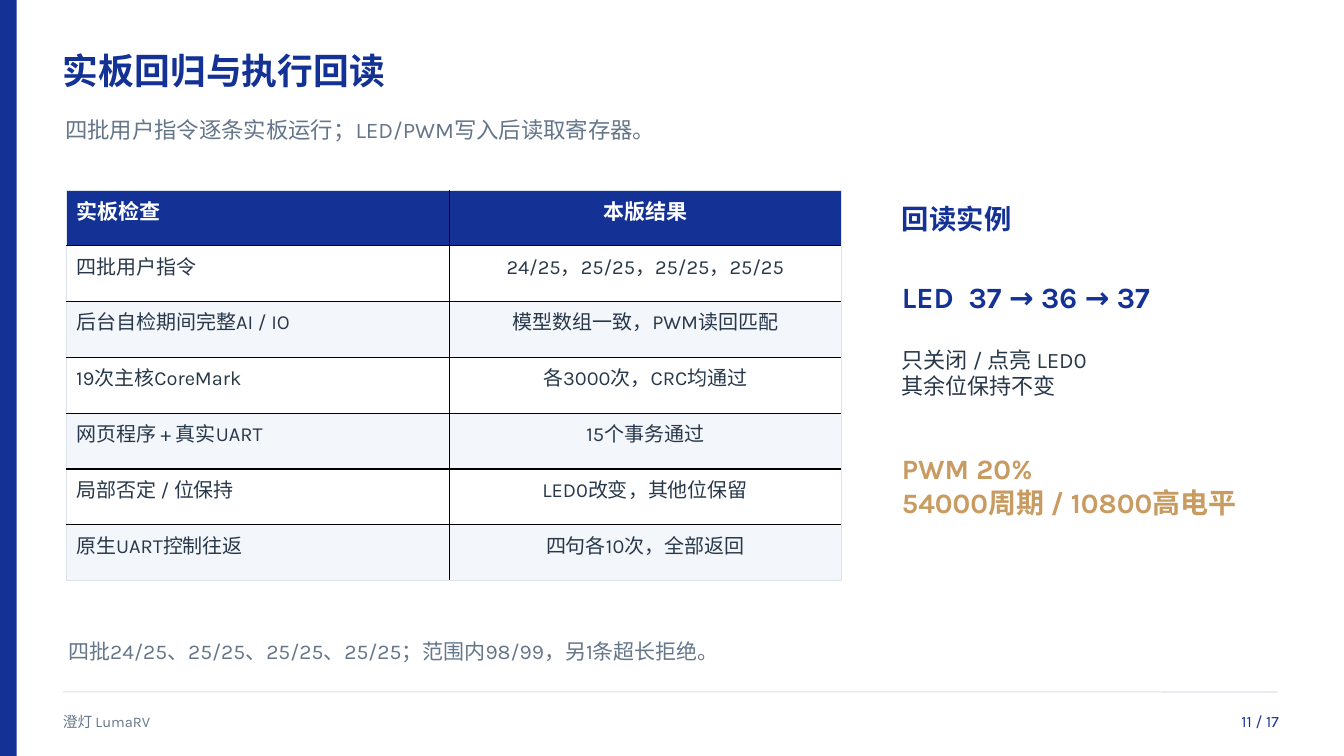
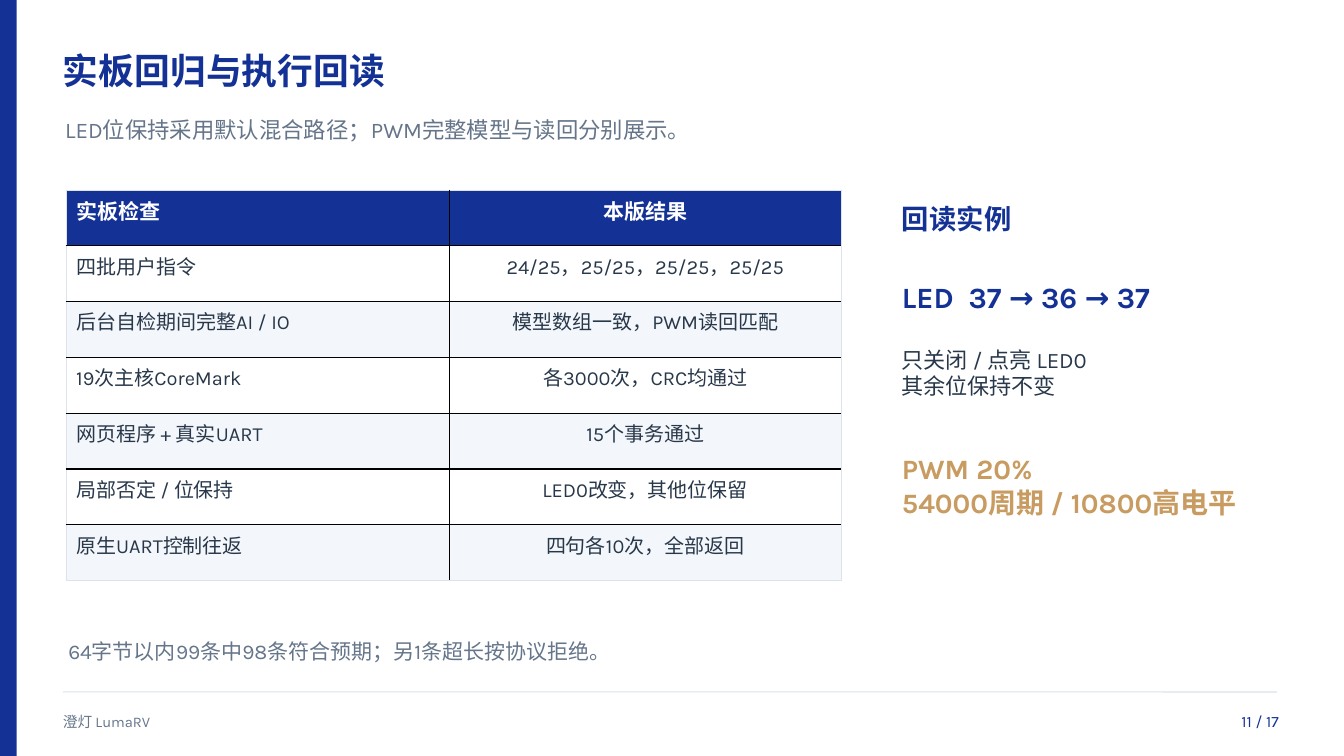
Before and after one commit to luffy1688/FPGA-RISC-CPU, a slide deck: slide 11 of docs/LumaRV_答辩演示.pptx. Drawn at 1344x756 pixels with LibreOffice and Linux fonts; fonts in the diff are those of the drawing. Boxes give left, top, right and bottom in pixels: in the first picture for what was removed or moved away, otherwise in the second. Text is boxed around its words. In the diff, an @@ line names an element or a change of style, - is before the commit and + after.

```diff
--- a/docs/LumaRV_答辩演示.pptx
+++ b/docs/LumaRV_答辩演示.pptx
@@ text at box(65, 119, 690, 141): text changed @@
-四批用户指令逐条实板运行；LED/PWM写入后读取寄存器。
+LED位保持采用默认混合路径；PWM完整模型与读回分别展示。
@@ text at box(68, 641, 610, 662): text changed @@
-四批24/25、25/25、25/25、25/25；范围内98/99，另1条超长拒绝。
+64字节以内99条中98条符合预期；另1条超长按协议拒绝。
```
Also in this commit, not shown: 9 other slides changed, 24 other files.
